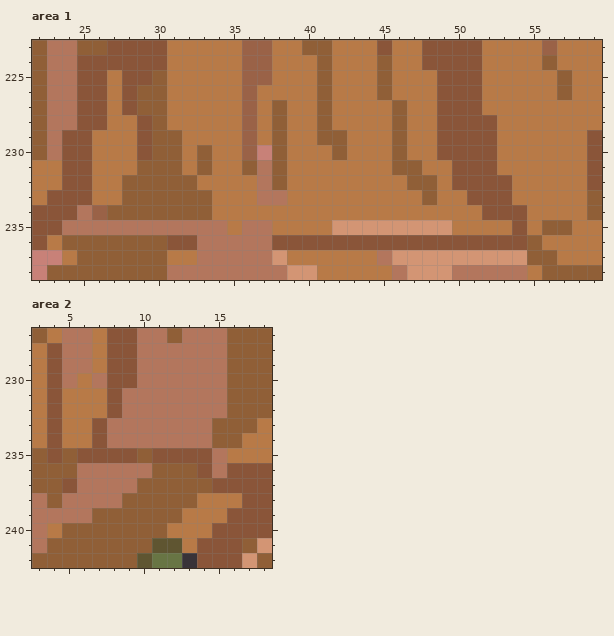
Two states of a pixel-art file, dev/gfx/maps/wild-west/wildWest-tileset.aseprite. The first picture shows the starting point.
160x320 pixels, 1 frame. Colours within 5 levels of each other are drawn and written as one. Shown: area 1: x 22..59, y 223..238; area 2: x 3..18, y 227..242. The commit also changed other parts of the picture, which this record leaves out.
After the commit:
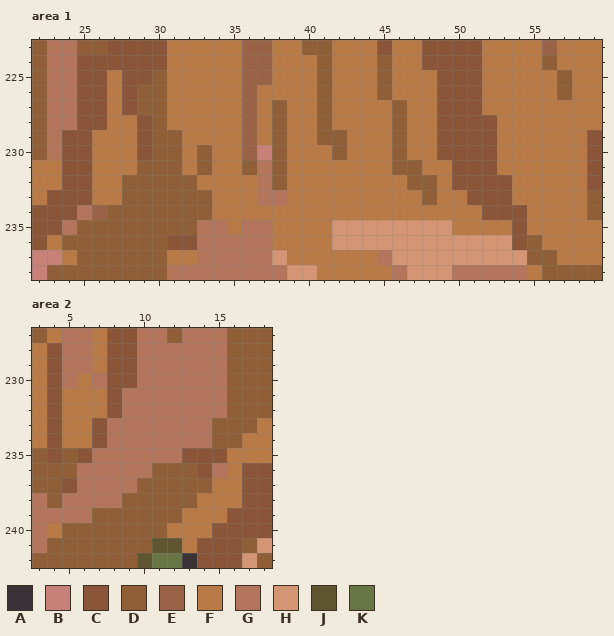
Palette (. is transparent): A #393338  B #c88178  C #8a5539  D #905f37  E #9a6247  F #b87a47  G #b3765d  H #d39574  J #5f5531  K #687544
The edit:
--- area 1
@@ x 22..59 @@
 234 CCCGEDDDDDDDFFFFFFFFFFFFFFFFFFCCCFFFFD
-235 CCGGGGGGGGGGGFGGFFFFHHHHHHHHFFFFCFDDFF
-236 CFDDDDDDDCCGGGGGCCCCCCCCCCCCCCCCCDFFFF
+235 CCGDDDDDDDDGGFGGFFFFHHHHHHHHFFFFCFFFFF
+236 CFDDDDDDDCCGGGGGFFFFHHHHHHHHHHHHCDFFFF
 237 BBFDDDDDDFFGGGGGHFFFFFFGHHHHHHHHHDDFFF
--- area 2
@@ x 3..18 @@
 234 FCFFCGGGGGGGDDFF
-235 DCDCCCCDCCCCGFFF
-236 DDDGGGGGDDDCGCCC
-237 DDCGGGGDDDDDCCCC
+235 DCDCGGGGGGCCCFFF
+236 DDDGGGGGDDDCGFCC
+237 DDCGGGGDDDDDFFCC
 238 GDGGGGDDDDDFFFCC
